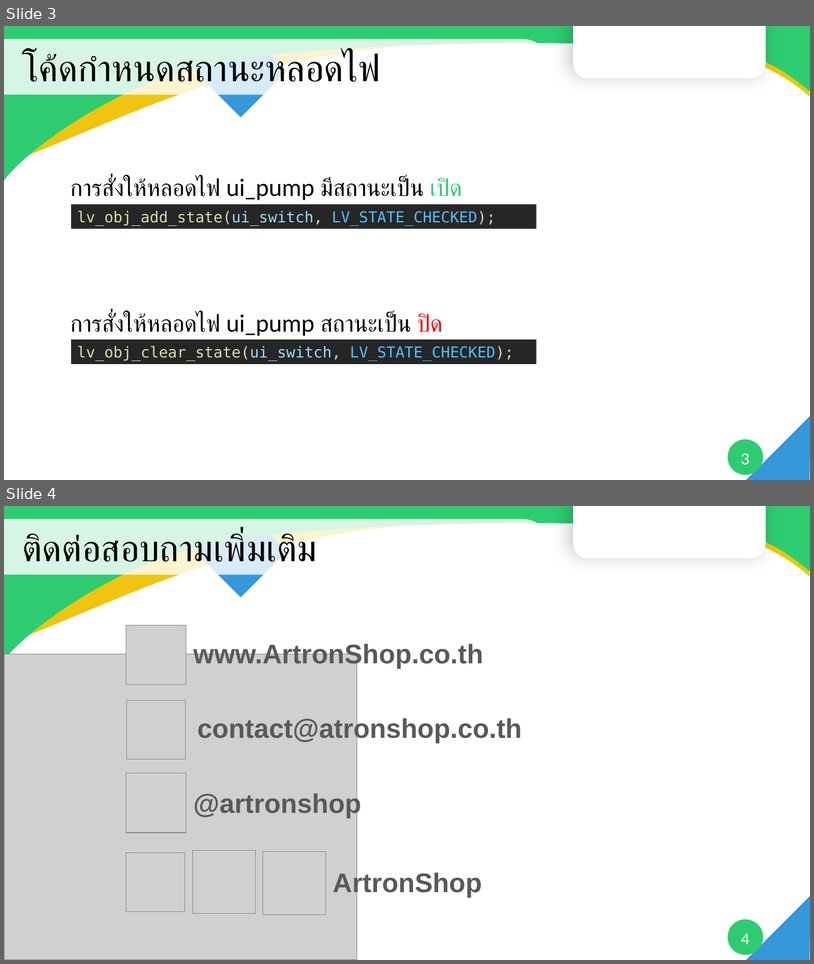
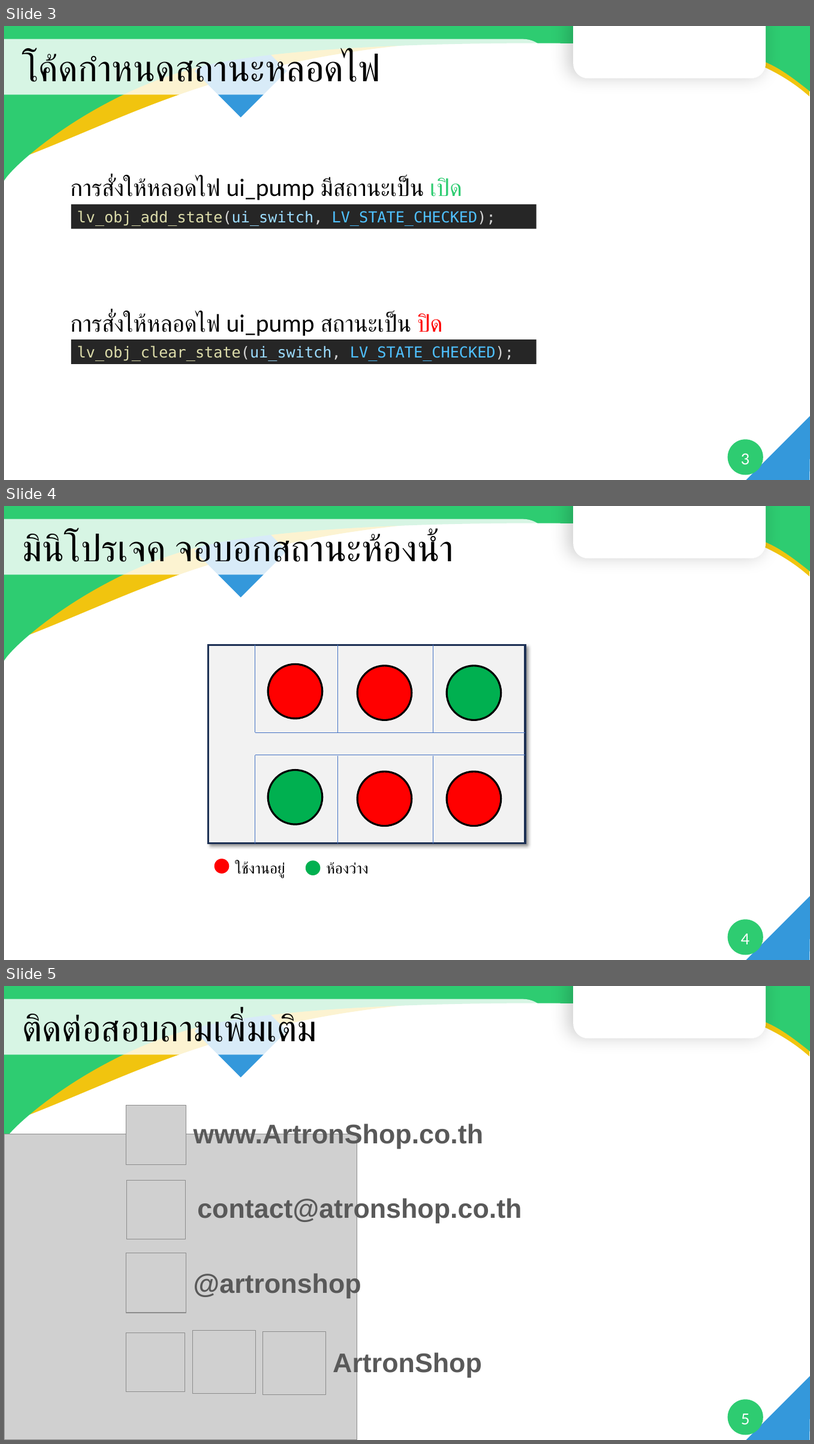
Before and after one commit to ArtronShop/ATD3.5-S3-Asset, a slide deck: Training/บทที่ 7 การสร้างหลอดไฟด้วย Panel.pptx. Shown one above the other, each under a label of ours: slides 3 and 4 before the commit, slides 3, 4 and 5 after it. The pictures are 814x964 and 814x1444 pixels, drawn with LibreOffice and Linux fonts; fonts in the diff are those of the drawing; grey boxes stand for pictures; background and template pictures are left out. Boxes give left, top, right and bottom in pixels: in the first picture for what was removed or moved away, otherwise in the second. Text is boxed around its words. In the diff, an @@ line names an element or a change of style, - is before the commit and + after.

```diff
--- a/Training/บทที่ 7 การสร้างหลอดไฟด้วย Panel.pptx
+++ b/Training/บทที่ 7 การสร้างหลอดไฟด้วย Panel.pptx
@@ slide 4 added at bbox=[4, 506, 810, 960], background #FFFFFF; not listed: 7 template elements that a slide beside it also shows @@
@@ title added at bbox=[22, 532, 454, 562], 44 pt, text #000000 @@
+มินิโปรเจค จอบอกสถานะห้องน้ำ
@@ rounded rectangle added at bbox=[209, 645, 525, 844], fill #F2F2F2, outline #1E3256 2.25 pt @@
@@ line added from (255, 645) to (255, 732), #4472C4 0.5 pt @@
@@ line added from (338, 732) to (338, 645), #4472C4 0.5 pt @@
@@ line added from (434, 732) to (434, 645), #4472C4 0.5 pt @@
@@ ellipse added at bbox=[269, 664, 323, 718], fill #FF0000, outline #000000 2.25 pt @@
@@ ellipse added at bbox=[358, 666, 413, 720], fill #FF0000, outline #000000 2.25 pt @@
@@ ellipse added at bbox=[447, 666, 501, 720], fill #00B050, outline #000000 2.25 pt @@
@@ line added from (255, 732) to (525, 732), #4472C4 0.5 pt @@
@@ line added from (255, 754) to (525, 754), #4472C4 0.5 pt @@
@@ line added from (255, 754) to (255, 843), #4472C4 0.5 pt @@
@@ line added from (338, 843) to (338, 756), #4472C4 0.5 pt @@
@@ line added from (434, 843) to (434, 756), #4472C4 0.5 pt @@
@@ ellipse added at bbox=[269, 770, 323, 824], fill #00B050, outline #000000 2.25 pt @@
@@ ellipse added at bbox=[358, 772, 413, 826], fill #FF0000, outline #000000 2.25 pt @@
@@ ellipse added at bbox=[447, 772, 501, 826], fill #FF0000, outline #000000 2.25 pt @@
@@ ellipse added at bbox=[215, 859, 229, 873], fill #FF0000 @@
@@ text added at bbox=[235, 862, 285, 877], 18 pt, text #000000 @@
+ใช้งานอยู่
@@ ellipse added at bbox=[306, 861, 320, 875], fill #00B050 @@
@@ text added at bbox=[326, 862, 368, 874], 18 pt, text #000000 @@
+ห้องว่าง
@@ page number added at bbox=[741, 933, 750, 944], 18 pt, text #FFFFFF @@
+4
@@ what was slide 4 is now slide 5 @@
@@ page number at bbox=[741, 1413, 750, 1424]: text changed @@
-4
+5
```
Also in this commit, not shown: 1 other file.
